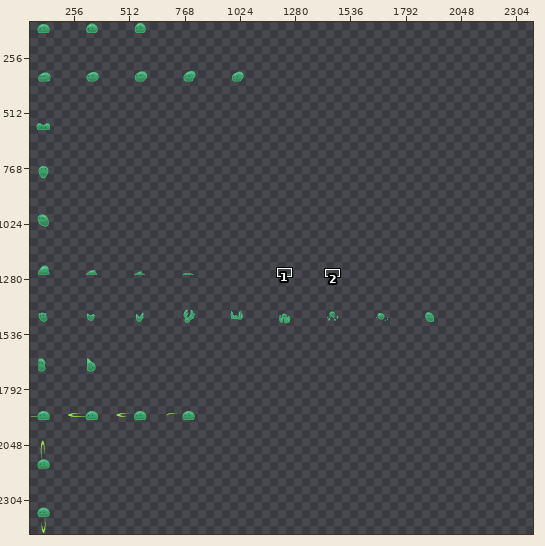
File history of a sprite sheet, Ingame/game_objects/player/sprites/player.png. The picture above shows the old version from afar; the outline marks the close-up.
Close-up. Earlier state:
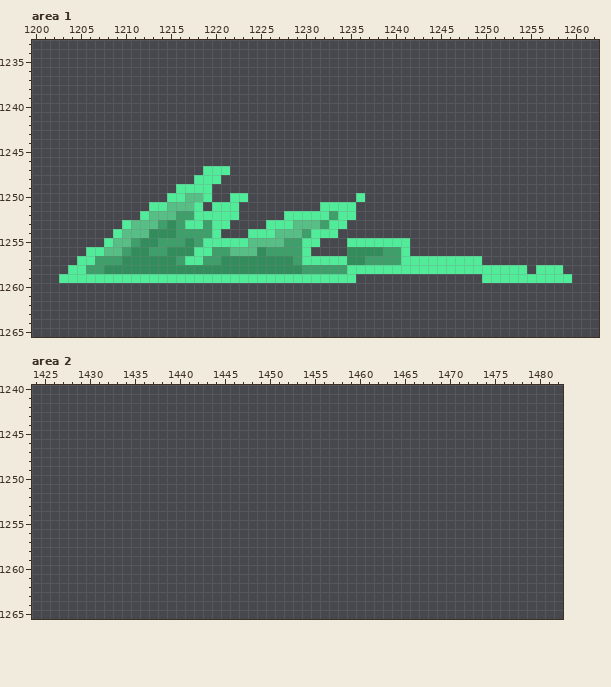
The file is 2016x1551 pixels. Shown: area 1: x 1200..1262, y 1233..1265; area 2: x 1424..1482, y 1240..1265. The old version is drawn lined up with the new one. The wide view leaves out empty margins. The commit also changed other parts of the picture, which this record leaves out.
And afterwards:
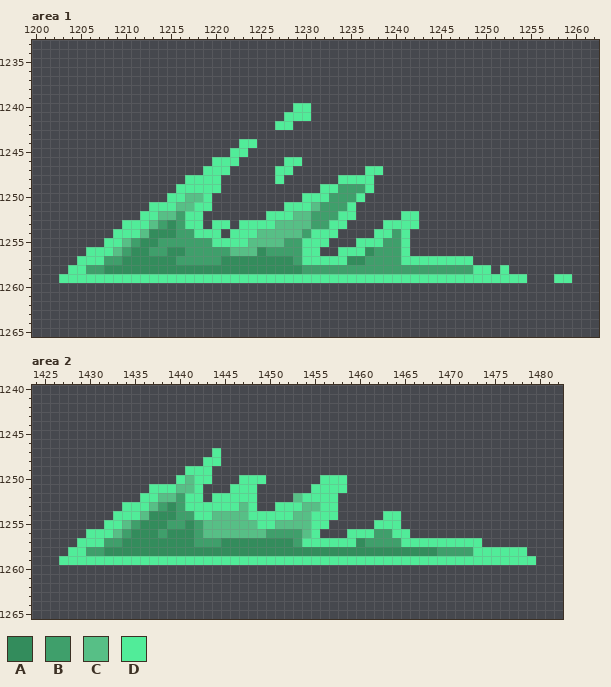
Palette (. is transparent): A #338c5c  B #3f9f6b  C #57bf86  D #51ec99
Changes in this commit:
canvas 2016x1551 -> 2464x2464; drawings rearranged on the sheet (the old picture shows each at its new place; 1 dropped ones are not shown)
Changed rows in their new state; - is an unchanged pixel.
Area 1:
first column x 1207:
1240 ----------------------DD----------------------------
1241 ---------------------DDD----------------------------
1242 --------------------DD------------------------------
1244 ----------------DD----------------------------------
1245 ---------------DD-----------------------------------
1246 -------------DDD-----DD-----------------------------
1247 --------------------DD--------DD--------------------
1248 ----------D---------D------DDDD---------------------
1249 -------------D-----------DDBBBD---------------------
1250 ---------------..------DDDBBB-----------------------
1251 --------D---D...-----DDDCBBB------------------------
1252 ------D---D-....---DD-CCBB--------DD----------------
1253 ----DD------.---DDD-CC--B-------DDDD----------------
1254 ---DD------DD--DD-CC-----------DDBD-----------------
1255 --D-------B-B------------D--.---BB------------------
1256 -D--------BBB-----------D--DDD-B--------------------
1257 D---------BB------------------------------.---------
1258 ----------------------------BBBBBBBBBBBBBB--.-..-...
1259 -----------------------------DDDDDDDDDDDDDD-----...-
Area 2:
first column x 1427:
1247 -----------------D-----------------------------------
1248 ----------------DD-----------------------------------
1249 --------------DDD------------------------------------
1250 -------------DCDD---DDD------DDD---------------------
1251 ----------DDDCCD---DDD------DDDD---------------------
1252 ---------DDCCBDD-DDDDD----CDDDD----------------------
1253 -------DDDCBABDDDDDDCD--DDDCCDD----------------------
1254 ------DDDCAAABBDDCCCCDDDDDCCDDD-----DD---------------
1255 -----DDCBAAABBABCCCCCCDDCCCCDD-----DDD---------------
1256 ---DDDCBAAABAAABCCCCCCCBBBBCD---DDDBBDD--------------
1257 --DDDBBAAAAAAAABBBAAAAAAAABDDDDDDABBBBDDDDDDDDD------
1258 -DDBBAAAAAAAAAAAAAAAAAAAAAAAAAAAAAAAAAAAAABBBBDDDDDD-
1259 DDDDDDDDDDDDDDDDDDDDDDDDDDDDDDDDDDDDDDDDDDDDDDDDDDDDD
Boxes around the changes in both close-ups, in picture pixels (x1, y1, x2, y2):
changed: (95, 103, 563, 283)
added: (59, 448, 536, 565)
